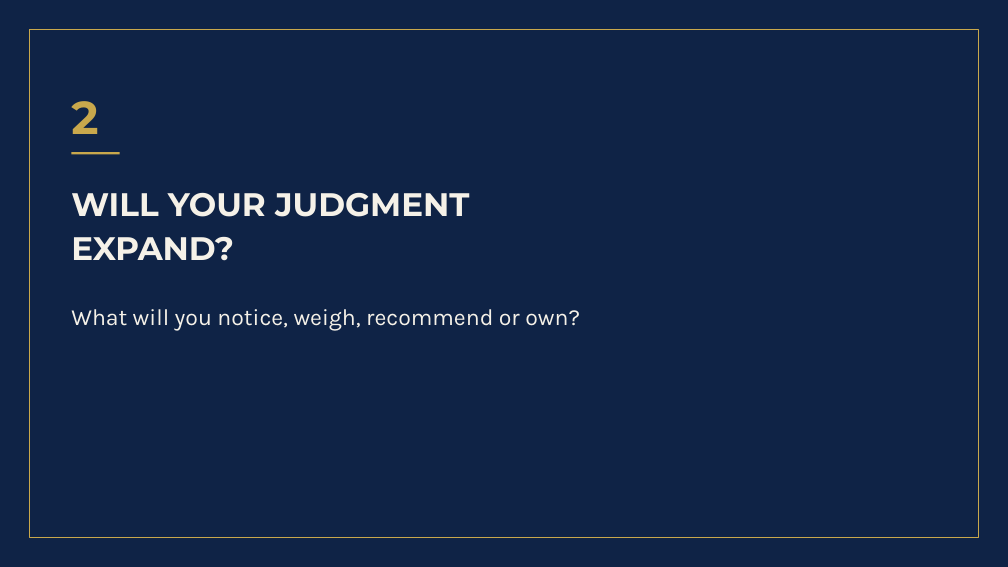
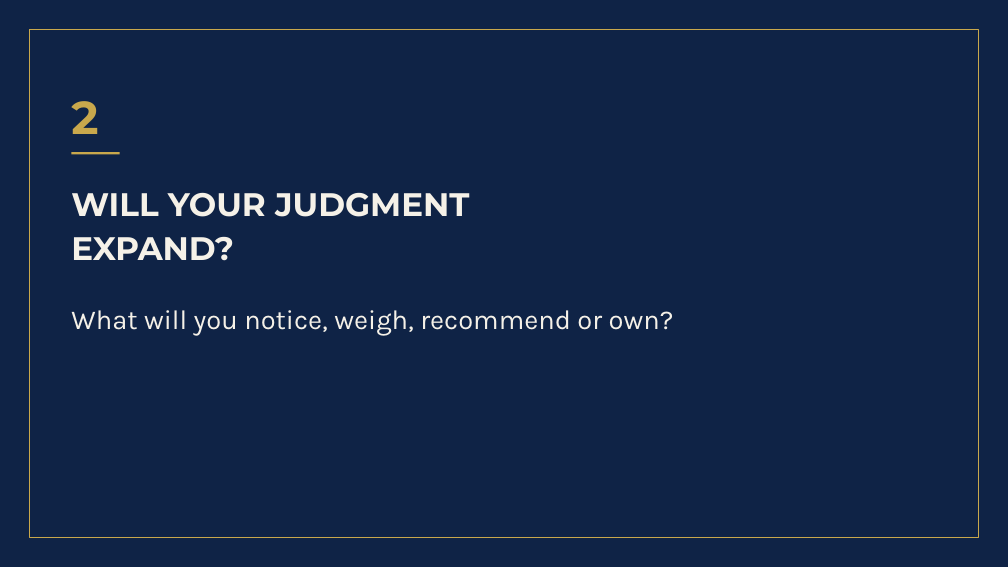
Before and after one commit to temidanielle/temidayoafonja-site, a slide deck: slide 5 of deliverables/video-5-slides/out/Video_5_Main_Slides.pptx. Drawn at 1008x567 pixels with LibreOffice and Linux fonts; fonts in the diff are those of the drawing. Boxes give left, top, right and bottom in pixels: in the first picture for what was removed or moved away, otherwise in the second. Text is boxed around its words. In the diff, an @@ line names an element or a change of style, - is before the commit and + after.

```diff
--- a/deliverables/video-5-slides/out/Video_5_Main_Slides.pptx
+++ b/deliverables/video-5-slides/out/Video_5_Main_Slides.pptx
@@ text "What will you notice, weigh, ..." at (71, 310, 674, 336): size 22 to 26 pt @@
```
Also in this commit, not shown: 7 other slides changed, 26 other files.
